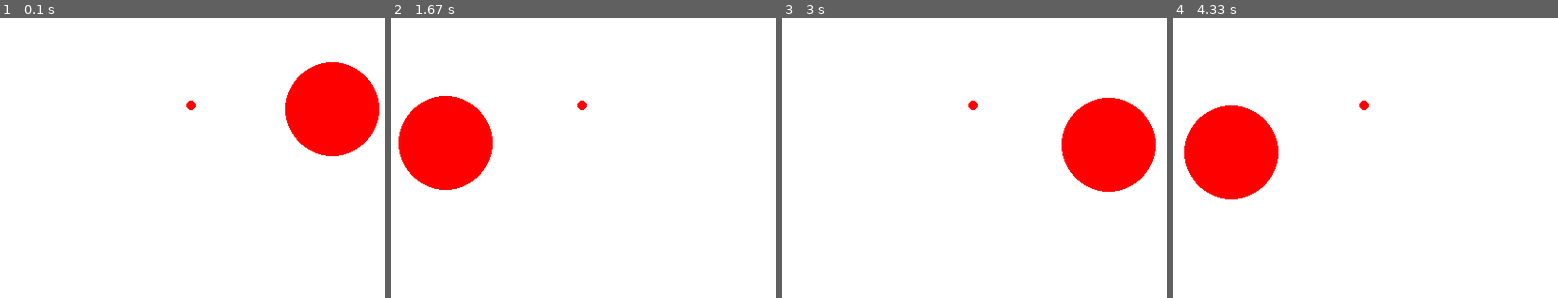
Above: before the commit, frames 1-4 (left to right).
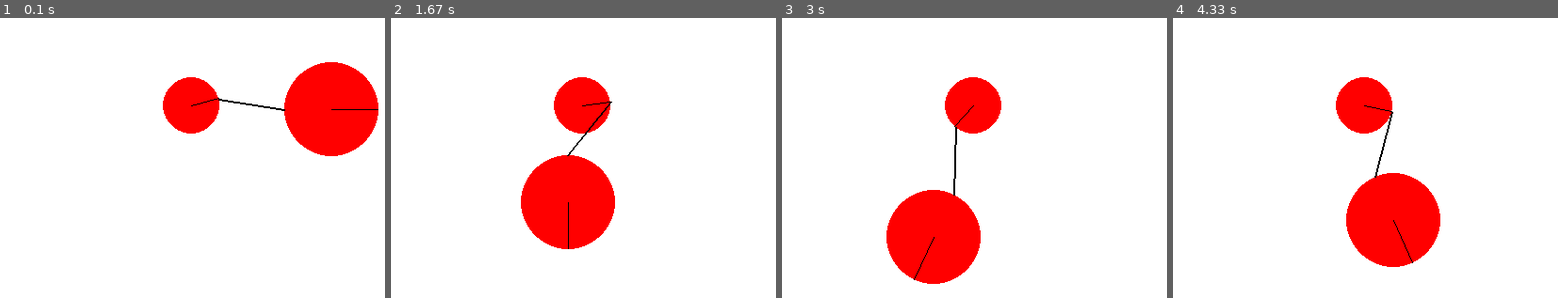
Above: after the commit, the same moments.

Repository: semboko/genevieve
Game: pygame game, started from pendulum.py
The game is run twice, just before and just after one commit, with the same random seed, the same clock (stepped at 60 frames per second) and the same inputs.
Inputs:
- Up to frame 1 (0.1 s): no input
- Up to frame 2 (1.67 s): hold D 0.33-0.8 s; hold D 0.83-1.3 s; hold A from 1.33 s (still down)
- Up to frame 3 (3 s): release A at 1.87 s; hold A 1.9-2.3 s; hold D 2.33-2.97 s
- Up to frame 4 (4.33 s): hold A 3-3.47 s; hold D 3.5-3.97 s; hold D from 4 s (still down)

The runs differ from the first frame. In frame 1, 2.6% of the frame differs, in the area x 42-99%, y 15-50%; in frame 2, 15%; in frame 3, 15%, in the area x 27-98%, y 21-95%; in frame 4, 15%.

Commit message:
Added assets + added vehicle.py

Diff:
--- a/pendulum.py
+++ b/pendulum.py
@@ -1,8 +1,8 @@
 import pygame
 from game import Game, AbsctractScene, convert
-from pymunk import Space, Body, Vec2d, Circle, PivotJoint, PinJoint
+from pymunk import Space, Body, Vec2d, Circle, PivotJoint, PinJoint, SimpleMotor
 from pygame import Surface
-
+from math import sin, cos
 
 class Ball:
     def __init__(self, pos: Vec2d, r: int, space: Space) -> None:
@@ -19,6 +19,26 @@
         r = self.shape.radius
         pygame.draw.circle(display, (255, 0, 0), convert(self.body.position, h), r)
 
+        alpha = self.body.angle
+        r = self.shape.radius
+
+        start_pos = convert(self.body.position, h)
+        end_pos = (
+            start_pos[0] + r * cos(alpha),
+            start_pos[1] - r * sin(alpha),
+        )
+        pygame.draw.line(display, (0, 0, 0), start_pos, end_pos, 1)
+
+
+class CustomPinJoint(PinJoint):
+    def render(self, display: Surface):
+        h = display.get_height()
+
+        start_pos = self.a.local_to_world(self.anchor_a)
+        end_pos = self.b.local_to_world(self.anchor_b)
+
+        pygame.draw.line(display, (0, 0, 0), convert(start_pos, h), convert(end_pos, h), 2)
+
 
 class PendulumScene(AbsctractScene):
     def __init__(self) -> None:
@@ -26,22 +46,35 @@
         self.space.gravity = 0, -1000
         self.space.damping = 0.9
 
-        self.ball1 = Ball(Vec2d(250, 250), 5, self.space)
+        self.ball1 = Ball(Vec2d(250, 250), 30, self.space)
         self.ball2 = Ball(Vec2d(400, 250), 50, self.space)
+        self.ball2.shape.density = 0.1
 
         pivot = PivotJoint(self.ball1.body, self.space.static_body, (0, 0), (250, 250))
         self.space.add(pivot)
 
-        pin = PinJoint(self.ball1.body, self.ball2.body, (0, 0), (0, 0))
-        self.space.add(pin)
+        self.pin = CustomPinJoint(self.ball1.body, self.ball2.body, (30, 0), (-50, 0))
+        self.space.add(self.pin)
+
+        self.motor = SimpleMotor(self.ball1.body, self.space.static_body, 3.14)
+        self.space.add(self.motor)
 
     def update(self) -> None:
         self.space.step(1/60)
 
+        pressed = pygame.key.get_pressed()
+
+        if pressed[pygame.K_d]:
+            self.motor.rate += 3.14/8
+        if pressed[pygame.K_a]:
+            self.motor.rate -= 3.14/8
+
+        self.motor.rate *= 0.95
+
     def render(self, display: Surface) -> None:
         self.ball1.render(display)
         self.ball2.render(display)
-
+        self.pin.render(display)
 
 game = Game(
     window_size=(500, 500),
--- /dev/null
+++ b/vehicle.py
@@ -0,0 +1,37 @@
+import pygame
+from pygame.surface import Surface
+from game import AbsctractScene, Game
+from pymunk import Space
+
+
+class Car:
+    def render(self, display: Surface):
+        pass
+
+
+class Terrain:
+    def render(self, display: Surface):
+        pass
+
+
+class VehicleScene(AbsctractScene):
+    def __init__(self) -> None:
+        self.space = Space()
+        self.car = Car()
+        self.terrain = Terrain()
+
+    def update(self) -> None:
+        self.space.step(1/60)
+
+    def render(self, display: Surface) -> None:
+        self.car.render(display)
+        self.terrain.render(display)
+
+
+game = Game(
+    window_size=(1000, 500),
+    background_color=(0, 8, 150),
+    fps=60,
+)
+game.load_scene(VehicleScene)
+game.run()
Binary file added: assets/bg-0.png
Binary file added: assets/bg-1.png
Binary file added: assets/bg-2.png
Binary file added: assets/body-image.png
Binary file added: assets/wheel-image.png
